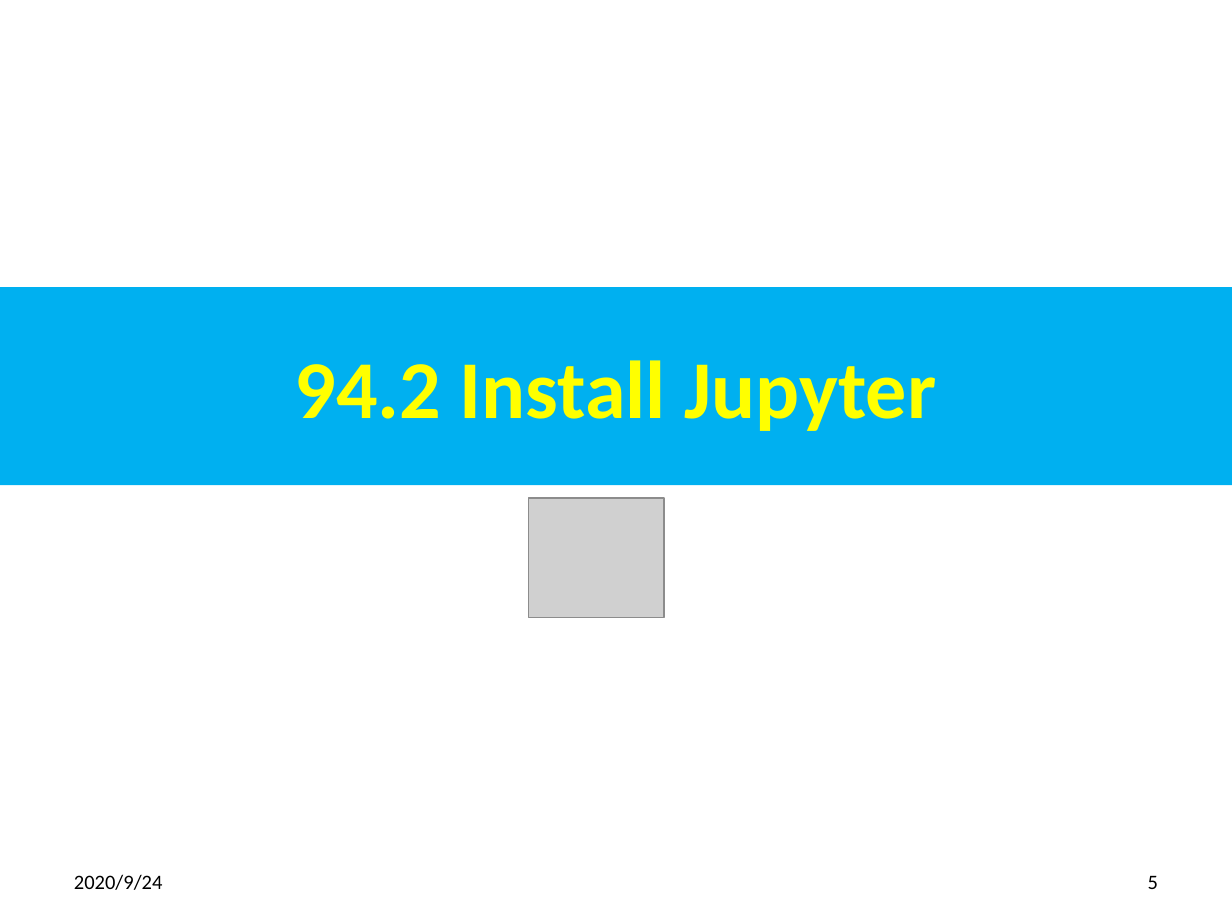
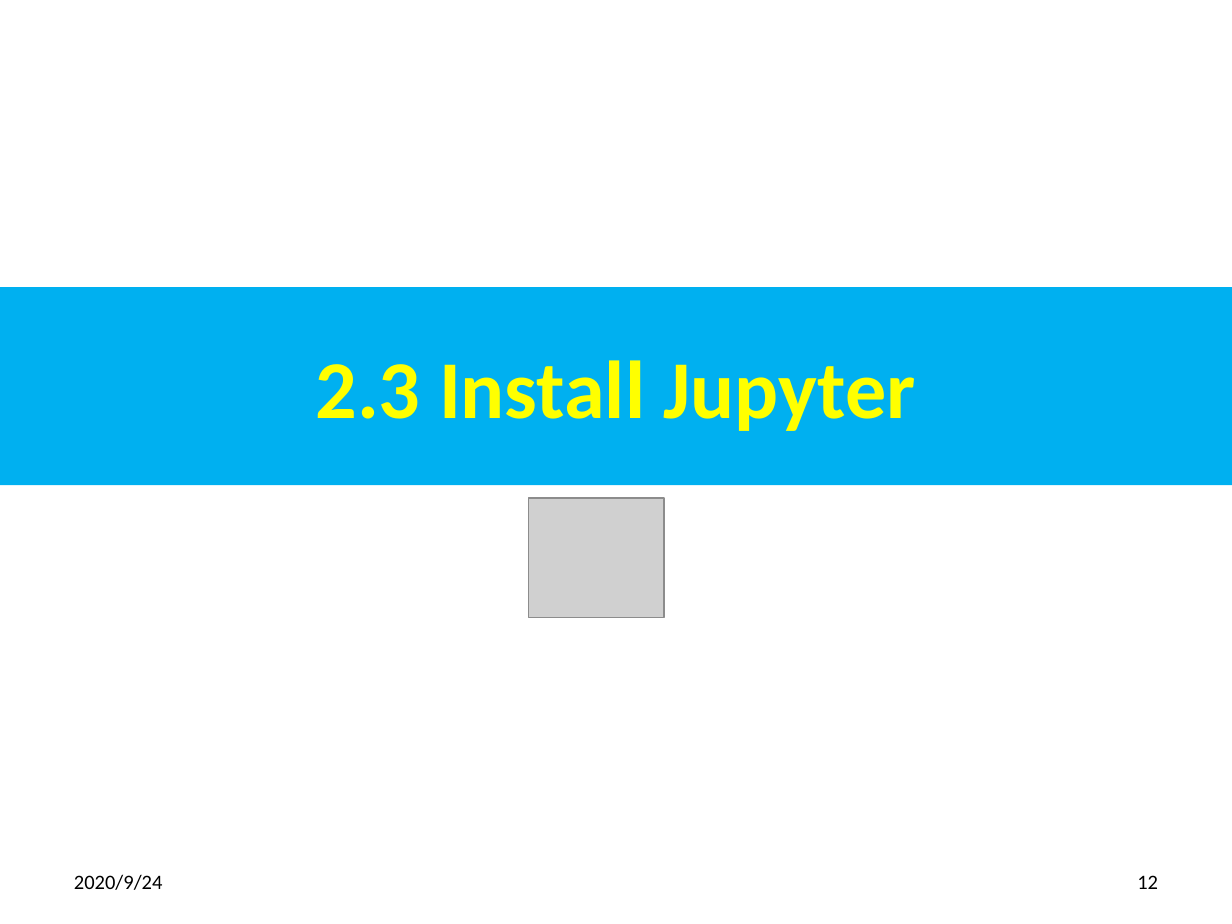
Before and after one commit to peterhchen/900_Python_ML_DS_DL, a slide deck: slide 12 of 002_SetupRunTensorflow.pptx (slide 5 before the commit). Drawn at 1232x924 pixels with LibreOffice and Linux fonts; fonts in the diff are those of the drawing; grey boxes stand for pictures. Boxes give left, top, right and bottom in pixels: in the first picture for what was removed or moved away, otherwise in the second. Text is boxed around its words. In the diff, an @@ line names an element or a change of style, - is before the commit and + after.

```diff
--- a/002_SetupRunTensorflow.pptx
+++ b/002_SetupRunTensorflow.pptx
@@ title at (x1=316, y1=360, x2=916, y2=431): text changed @@
-94.2 Install Jupyter
+2.3 Install Jupyter
@@ page number at (x1=1137, y1=875, x2=1158, y2=889): text changed @@
-5
+12
```
Also in this commit, not shown: 17 other slides changed, 7 slides added.
